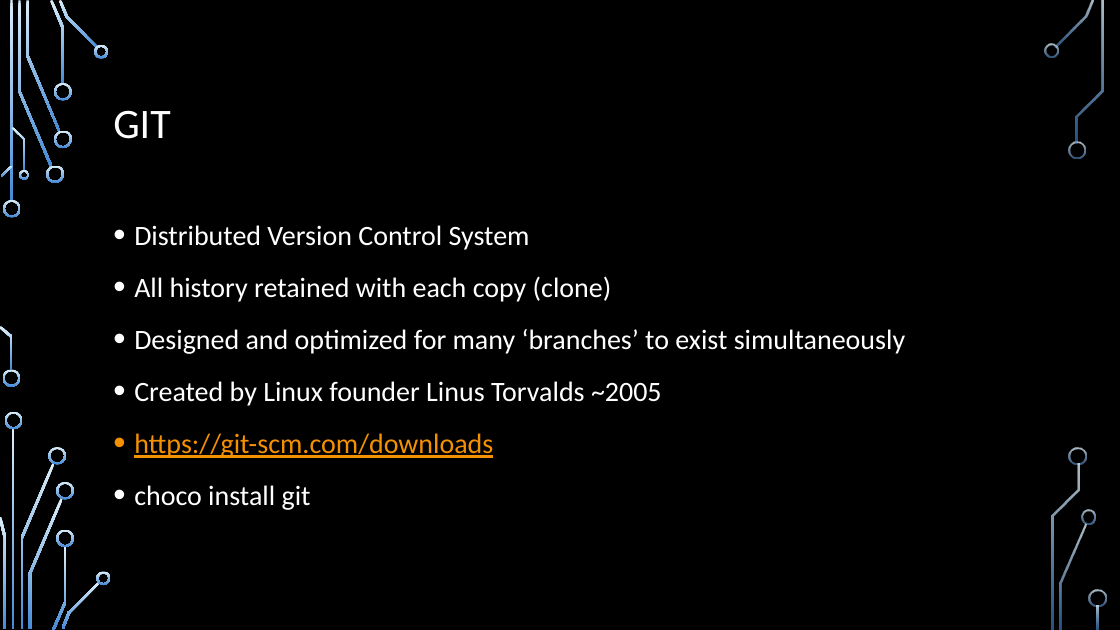
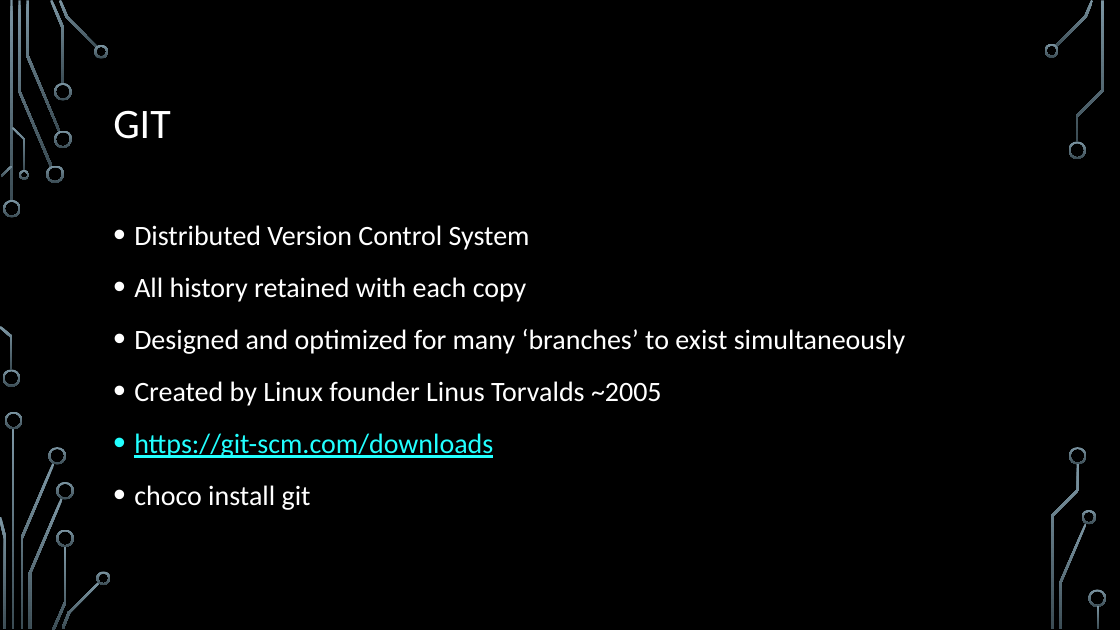
Before and after one commit to ryandcoates/code4sysadmins, a slide deck: slide 21 of Coding for System Administrators.pptx. Drawn at 1120x630 pixels with LibreOffice and Linux fonts; fonts in the diff are those of the drawing; background and template pictures are left out. Boxes give left, top, right and bottom in pixels: in the first picture for what was removed or moved away, otherwise in the second. Text is boxed around its words. In the diff, an @@ line names an element or a change of style, - is before the commit and + after.

```diff
--- a/Coding for System Administrators.pptx
+++ b/Coding for System Administrators.pptx
@@ fill gradient #DBEFF9 to #448AD7 to gradient #7C96A3 to #3B4C54 in 36 elements at (3, 200, 21, 218), (3, 370, 20, 387), (18, 1, 52, 167), (46, 166, 64, 183), (26, 1, 60, 132), (50, 0, 65, 84), (54, 130, 71, 148), (54, 83, 71, 101), (59, 0, 97, 49), (94, 45, 109, 58), (1, 166, 13, 177), (0, 326, 13, 371), (12, 127, 25, 171), (18, 170, 29, 180), (13, 429, 15, 629), (20, 463, 54, 628), (5, 412, 23, 429), (0, 517, 6, 628), (49, 447, 66, 465), (29, 498, 63, 629), (52, 546, 66, 630), (56, 482, 74, 500), (56, 529, 74, 547), (61, 581, 100, 629), (97, 571, 111, 585), (1055, 0, 1094, 47), (1044, 44, 1059, 58), (1069, 141, 1086, 159), (1060, 523, 1087, 629), (1082, 510, 1096, 524), (1076, 1, 1104, 143), (1070, 447, 1087, 465), (1051, 464, 1080, 629), (1089, 590, 1107, 607), (1097, 606, 1100, 629), (10, 1, 13, 202) @@
@@ text at (134, 277, 527, 302): text changed @@
-• All history retained with each copy (clone)
+• All history retained with each copy
@@ text at (134, 433, 493, 458): text colour #F49100 to #22FFFF in "https://git-scm.com/downloads" @@
```
Also in this commit, not shown: 26 other slides changed, 3 slides added.
